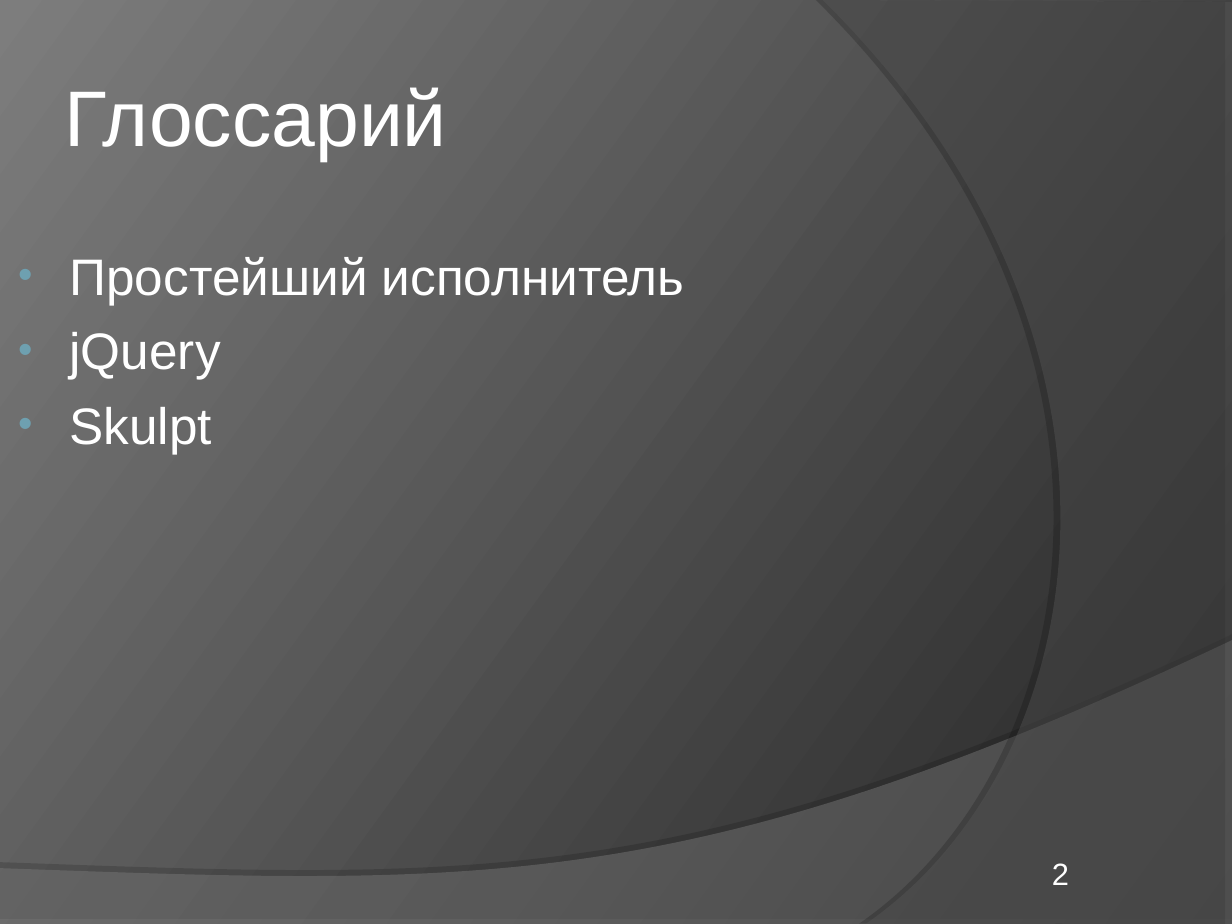
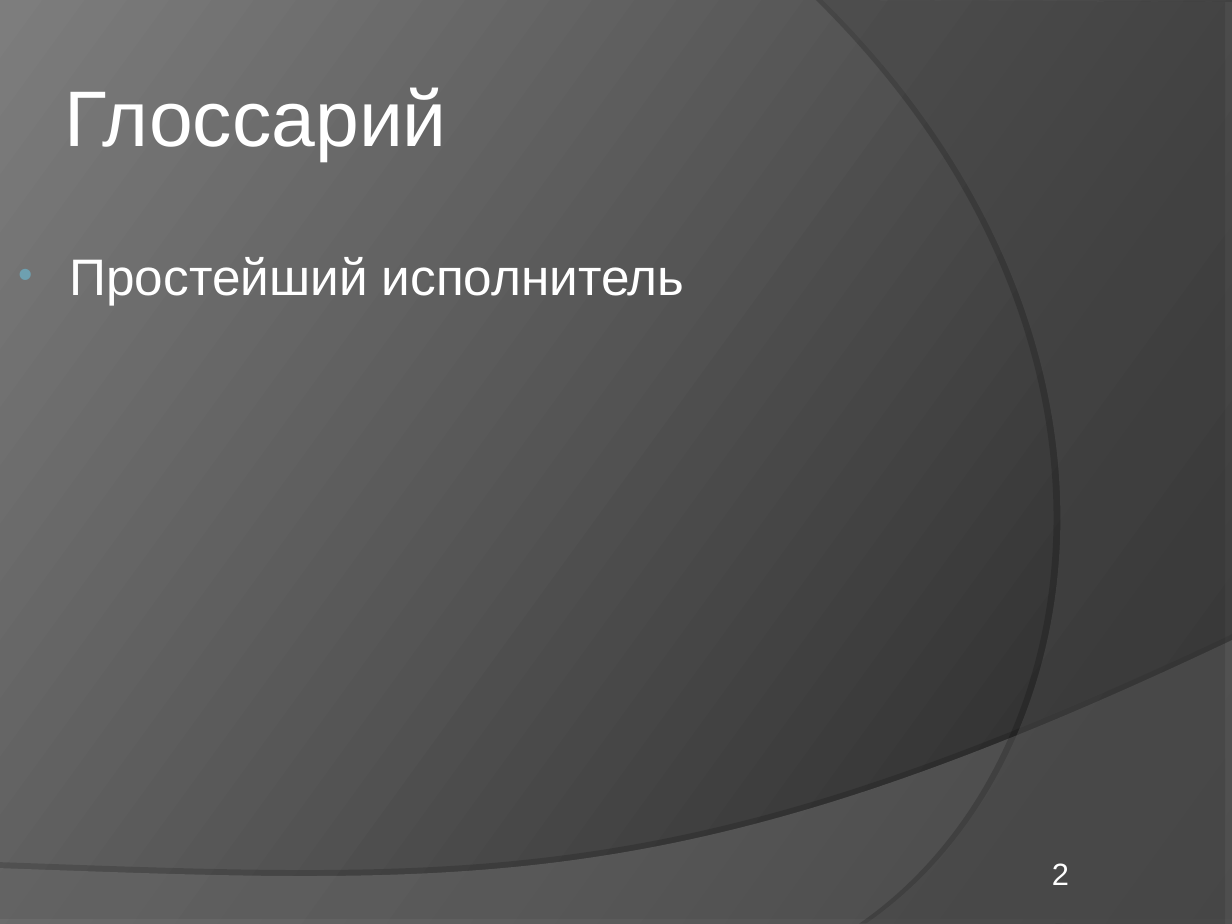
Before and after one commit to elvslv/DiplomaReport, a slide deck: slide 2 of C8503A_Vasilyeva_presentation.ppt. Drawn at 1232x924 pixels with LibreOffice and Linux fonts; fonts in the diff are those of the drawing. Boxes give left, top, right and bottom in pixels: in the first picture for what was removed or moved away, otherwise in the second. Text is boxed around its words. In the diff, an @@ line names an element or a change of style, - is before the commit and + after.

```diff
--- a/C8503A_Vasilyeva_presentation.ppt
+++ b/C8503A_Vasilyeva_presentation.ppt
@@ text at <box>70,332,221,454</box>: paragraphs removed @@
-• jQuery
-• Skulpt
```
Also in this commit, not shown: 1 other slide changed, 1 other file.
